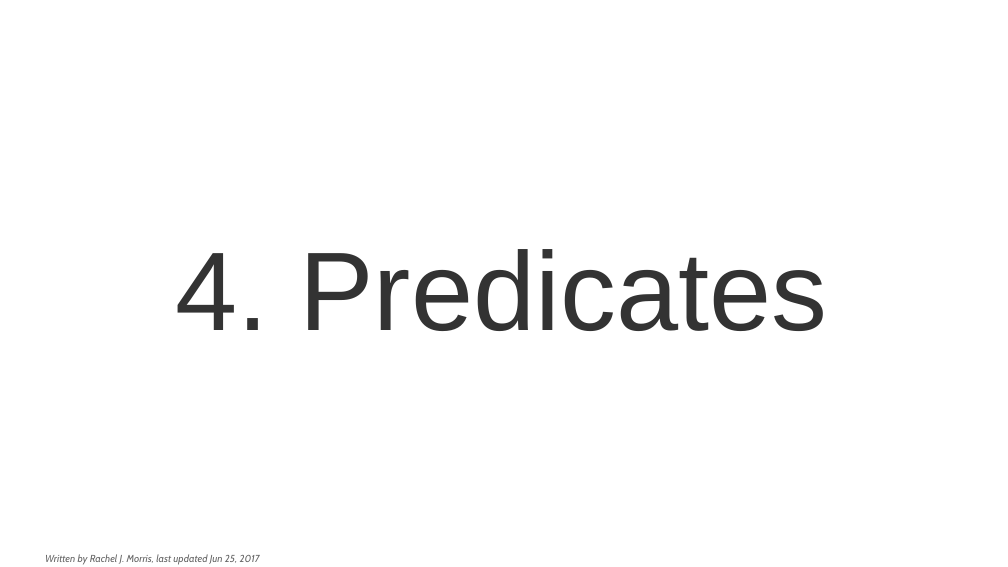
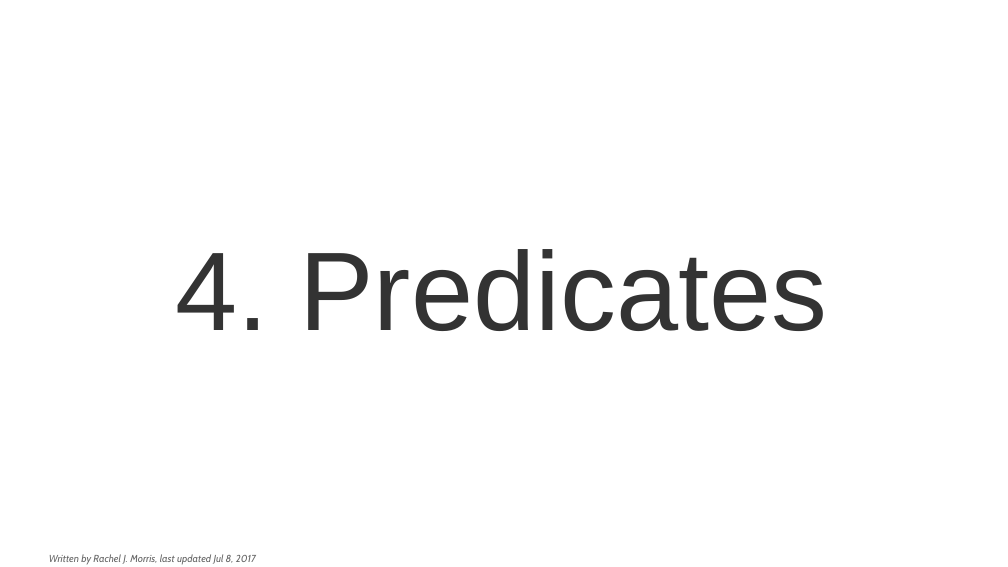
Before and after one commit to nguyenchithien/CS210-Discrete-Structures, a slide deck: slide 1 of Lectures/4_Predicates.odp. Drawn at 1008x567 pixels with LibreOffice and Linux fonts; fonts in the diff are those of the drawing; background and template pictures are left out. Boxes give left, top, right and bottom in pixels: in the first picture for what was removed or moved away, otherwise in the second. Text is boxed around its words. In the diff, an @@ line names an element or a change of style, - is before the commit and + after.

Commit message:
Lecture about predicates done

```diff
--- a/Lectures/4_Predicates.odp
+++ b/Lectures/4_Predicates.odp
@@ text at [49,554,256,565]: text changed @@
-Written by Rachel J. Morris, last updated Jun 25, 2017
+Written by Rachel J. Morris, last updated Jul 8, 2017
```
Also in this commit, not shown: 1 other slide changed, 54 slides added, 3 slides removed, 1 other file.
